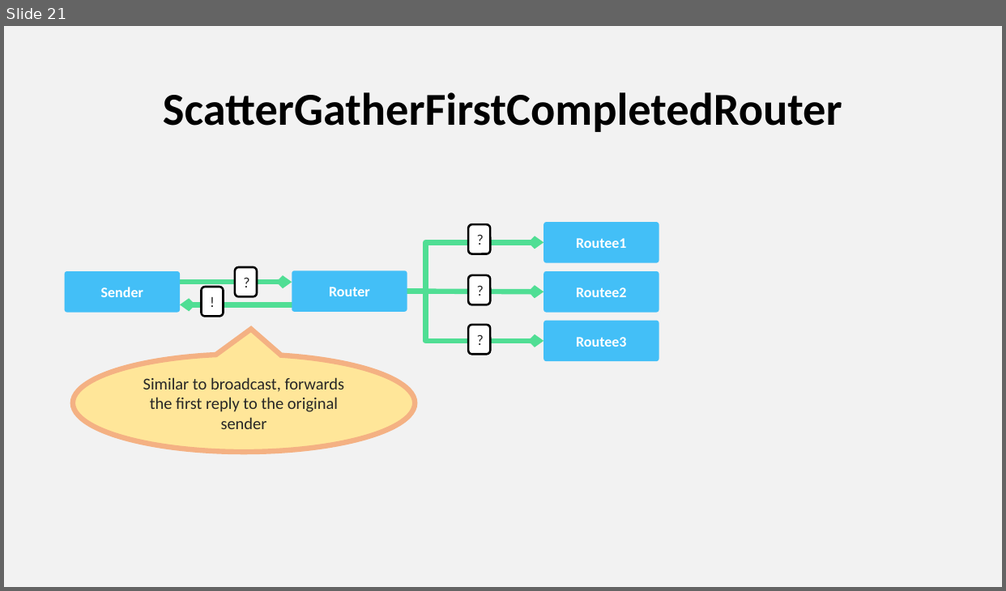
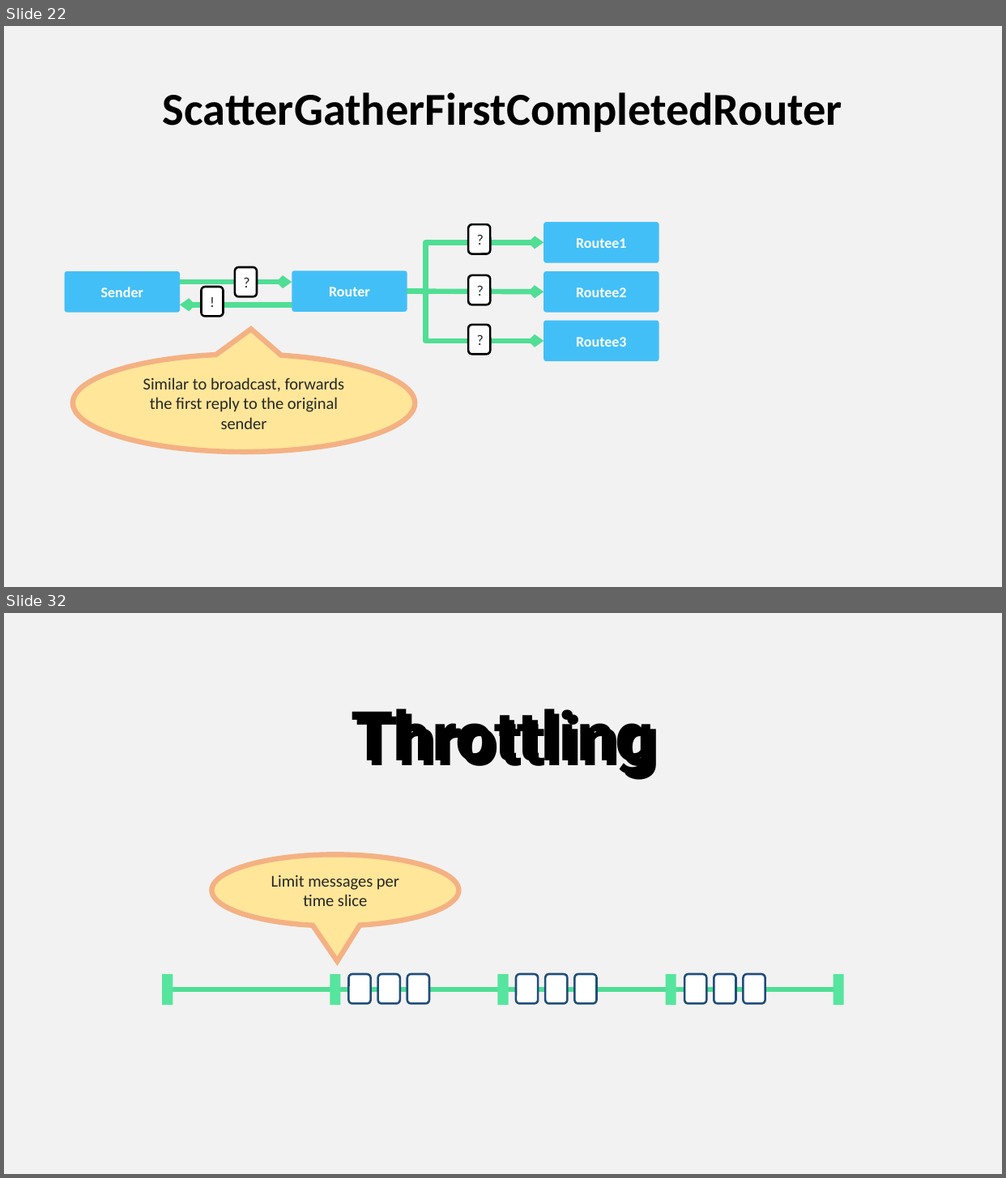
Before and after one commit to asynkron/website, a slide deck: media/logo.pptx. Shown one above the other, each under a label of ours: slide 21 before the commit, slides 22 and 32 after it; the slides between them are not shown. The pictures are 1006x591 and 1006x1178 pixels, drawn with LibreOffice and Linux fonts; fonts in the diff are those of the drawing. Boxes give left, top, right and bottom in pixels: in the first picture for what was removed or moved away, otherwise in the second. Text is boxed around its words. In the diff, an @@ line names an element or a change of style, - is before the commit and + after.

```diff
--- a/media/logo.pptx
+++ b/media/logo.pptx
@@ slide 32 added at bbox=[4, 613, 1002, 1174], background #F2F2F2 @@
@@ text added at bbox=[351, 709, 654, 777], 66 pt, text #000000, bold @@
+Throttling
@@ speech bubble added at bbox=[212, 855, 459, 926], fill #FFE699, outline #F4B183 5 pt, 16 pt, text #262626 @@
+Limit messages per time slice
@@ rectangle added at bbox=[162, 974, 172, 1005], fill #56E59E @@
@@ rectangle added at bbox=[330, 974, 340, 1005], fill #56E59E @@
@@ rounded rectangle added at bbox=[348, 974, 370, 1003], fill #FFFFFF, outline #1F4E79 2 pt @@
@@ rounded rectangle added at bbox=[378, 974, 400, 1003], fill #FFFFFF, outline #1F4E79 2 pt @@
@@ rounded rectangle added at bbox=[407, 974, 429, 1003], fill #FFFFFF, outline #1F4E79 2 pt @@
@@ rectangle added at bbox=[498, 974, 509, 1005], fill #56E59E @@
@@ rounded rectangle added at bbox=[516, 974, 538, 1003], fill #FFFFFF, outline #1F4E79 2 pt @@
@@ rounded rectangle added at bbox=[545, 974, 567, 1003], fill #FFFFFF, outline #1F4E79 2 pt @@
@@ rounded rectangle added at bbox=[574, 974, 596, 1003], fill #FFFFFF, outline #1F4E79 2 pt @@
@@ rectangle added at bbox=[666, 974, 676, 1005], fill #56E59E @@
@@ rounded rectangle added at bbox=[684, 974, 706, 1003], fill #FFFFFF, outline #1F4E79 2 pt @@
@@ rounded rectangle added at bbox=[714, 974, 735, 1003], fill #FFFFFF, outline #1F4E79 2 pt @@
@@ rounded rectangle added at bbox=[744, 974, 765, 1003], fill #FFFFFF, outline #1F4E79 2 pt @@
@@ rectangle added at bbox=[833, 974, 844, 1005], fill #56E59E @@
@@ line added from (172, 990) to (833, 990), #50DE94 5 pt @@
@@ what was slide 21 is now slide 22 @@
```
Also in this commit, not shown: 14 other slides added.
